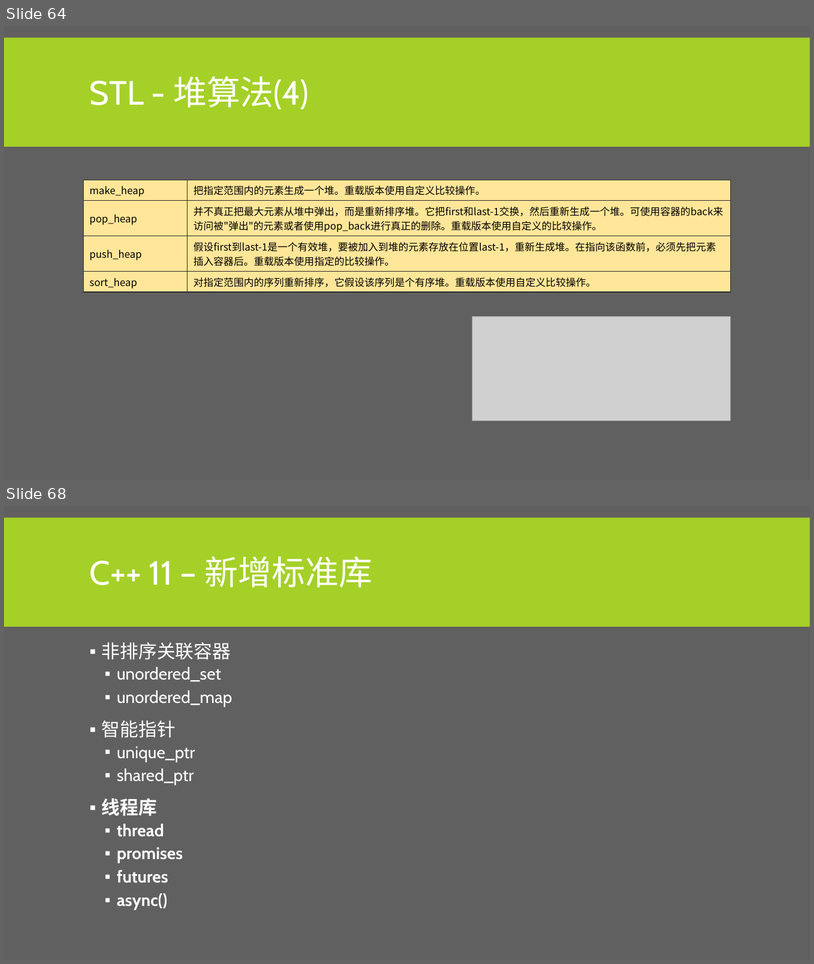
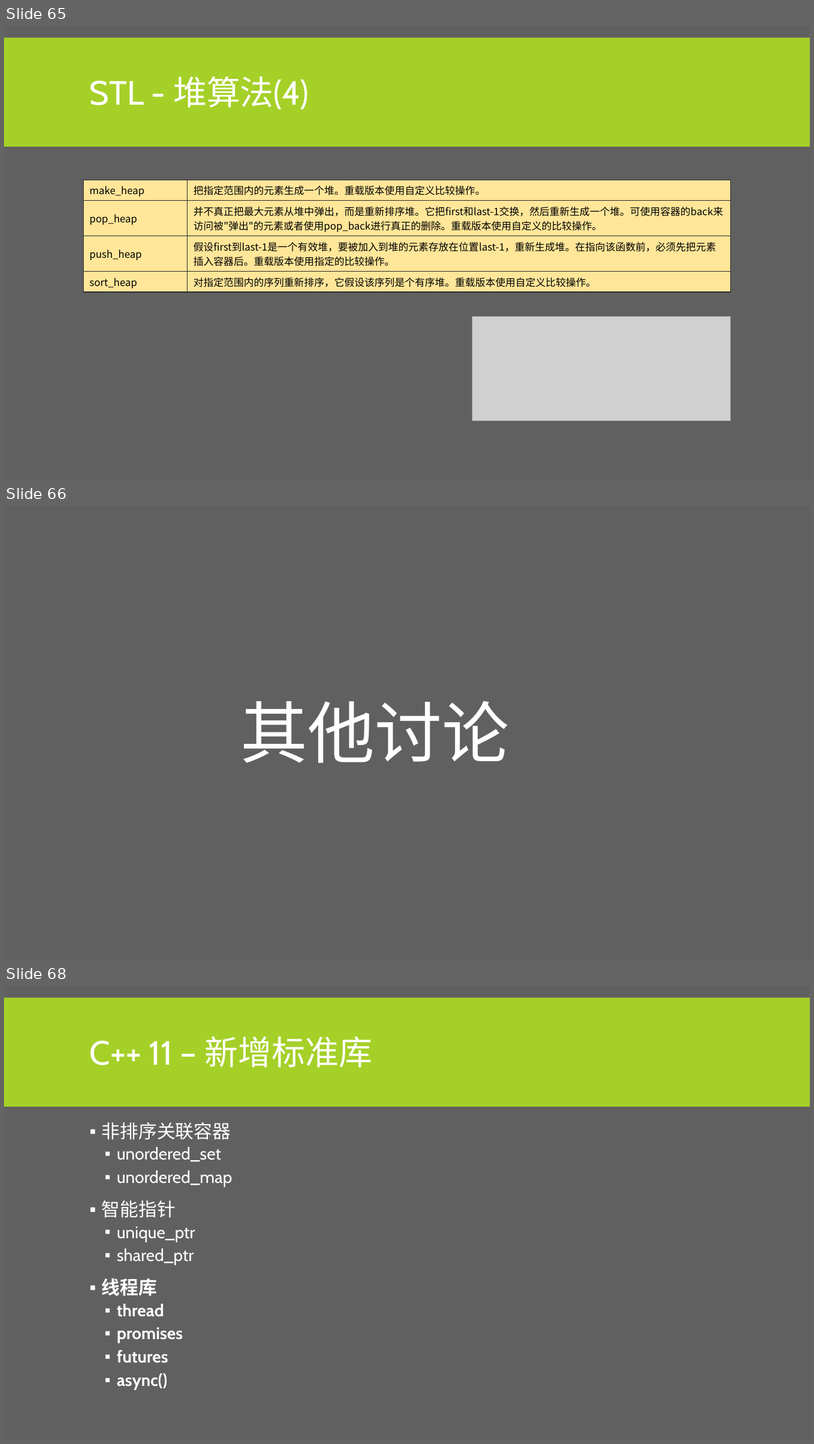
Before and after one commit to albertclass/Lessons, a slide deck: advance c++/courseware.pptx. Shown one above the other, each under a label of ours: slides 64 and 68 before the commit, slides 65, 66 and 68 after it; the slides between them are not shown. The pictures are 814x964 and 814x1444 pixels, drawn with LibreOffice and Linux fonts; fonts in the diff are those of the drawing; grey boxes stand for pictures. Boxes give left, top, right and bottom in pixels: in the first picture for what was removed or moved away, otherwise in the second. Text is boxed around its words. In the diff, an @@ line names an element or a change of style, - is before the commit and + after.

```diff
--- a/advance c++/courseware.pptx
+++ b/advance c++/courseware.pptx
@@ slide 66 added at (4, 506, 810, 960), background #606060 @@
@@ text added at (240, 701, 509, 763), 80 pt, text #FFFFFF @@
+其他讨论
@@ what was slide 64 is now slide 65 @@
```
Also in this commit, not shown: 4 slides changed, 1 other slide added, 2 slides removed, 3 other files.
